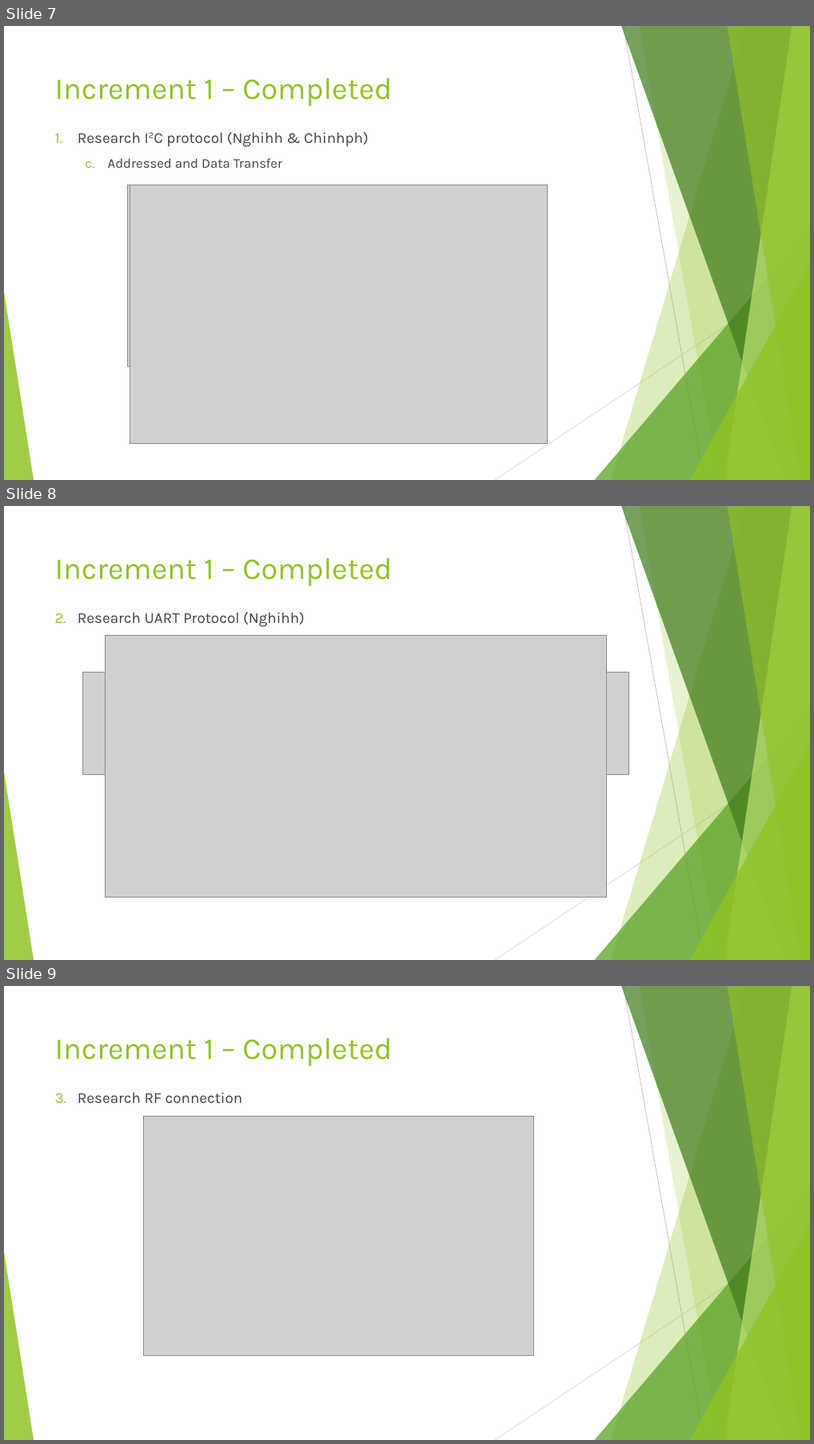
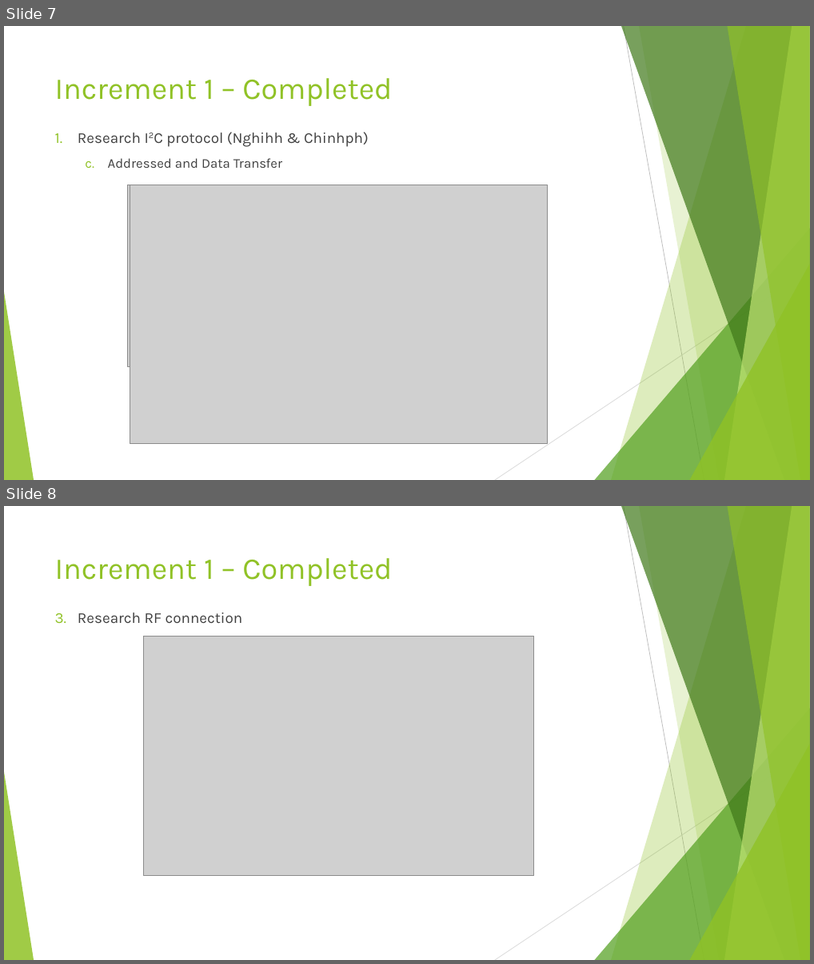
Before and after one commit to sangphanthanh/CP_SmartGarden, a slide deck: Document/Presentation/Progress Reporting (Week 3).pptx. Shown one above the other, each under a label of ours: slides 7, 8 and 9 before the commit, slides 7 and 8 after it. The pictures are 814x1444 and 814x964 pixels, drawn with LibreOffice and Linux fonts; fonts in the diff are those of the drawing; grey boxes stand for pictures. Boxes give left, top, right and bottom in pixels: in the first picture for what was removed or moved away, otherwise in the second. Text is boxed around its words. In the diff, an @@ line names an element or a change of style, - is before the commit and + after.

Commit message:
bỏ phần UART

```diff
--- a/Document/Presentation/Progress Reporting (Week 3).pptx
+++ b/Document/Presentation/Progress Reporting (Week 3).pptx
@@ slide 8 removed at bbox=[4, 506, 810, 960], background #FFFFFF; not listed: 10 template elements that a slide beside it also shows @@
@@ title removed at bbox=[55, 558, 392, 586] @@
-Increment 1 – Completed
@@ text removed at bbox=[78, 612, 305, 627] @@
-2. Research UART Protocol (Nghihh)
@@ picture removed at bbox=[106, 635, 607, 876] @@
@@ picture removed at bbox=[106, 635, 607, 896] @@
@@ picture removed at bbox=[82, 672, 629, 775] @@
@@ what was slide 9 is now slide 8 @@
```
Also in this commit, not shown: 1 slide changed.
